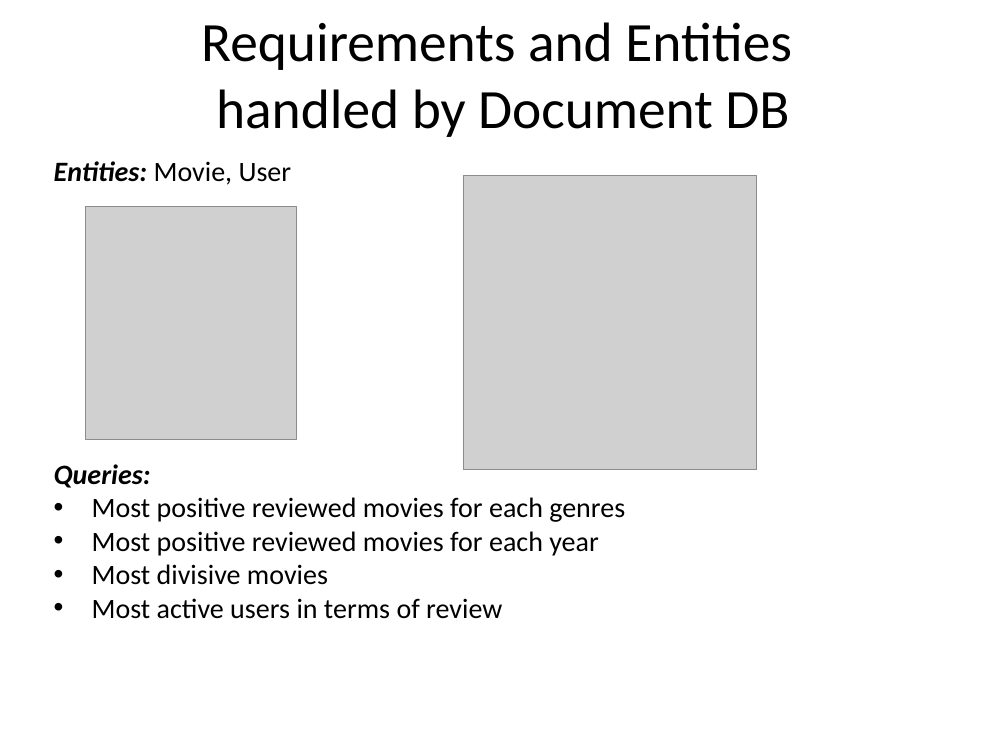
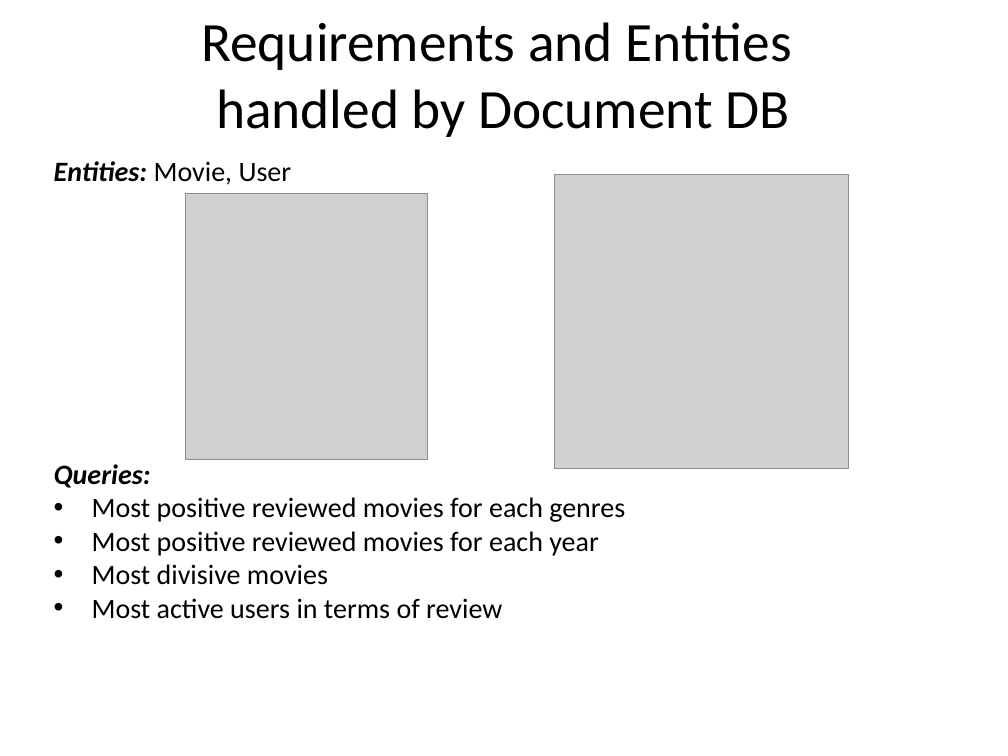
Before and after one commit to glmquint/RottenMovies, a slide deck: slide 6 of Presentazione.pptx. Drawn at 1008x756 pixels with LibreOffice and Linux fonts; fonts in the diff are those of the drawing; grey boxes stand for pictures; background and template pictures are left out. Boxes give left, top, right and bottom in pixels: in the first picture for what was removed or moved away, otherwise in the second. Text is boxed around its words. In the diff, an @@ line names an element or a change of style, - is before the commit and + after.

Commit message:
add UserDocument changes in presentation

```diff
--- a/Presentazione.pptx
+++ b/Presentazione.pptx
@@ picture moved from (x1=464, y1=175, x2=757, y2=470) to (x1=555, y1=174, x2=849, y2=469) @@
@@ picture removed at (x1=85, y1=207, x2=296, y2=439) @@
@@ picture added at (x1=185, y1=194, x2=427, y2=460) @@
```
